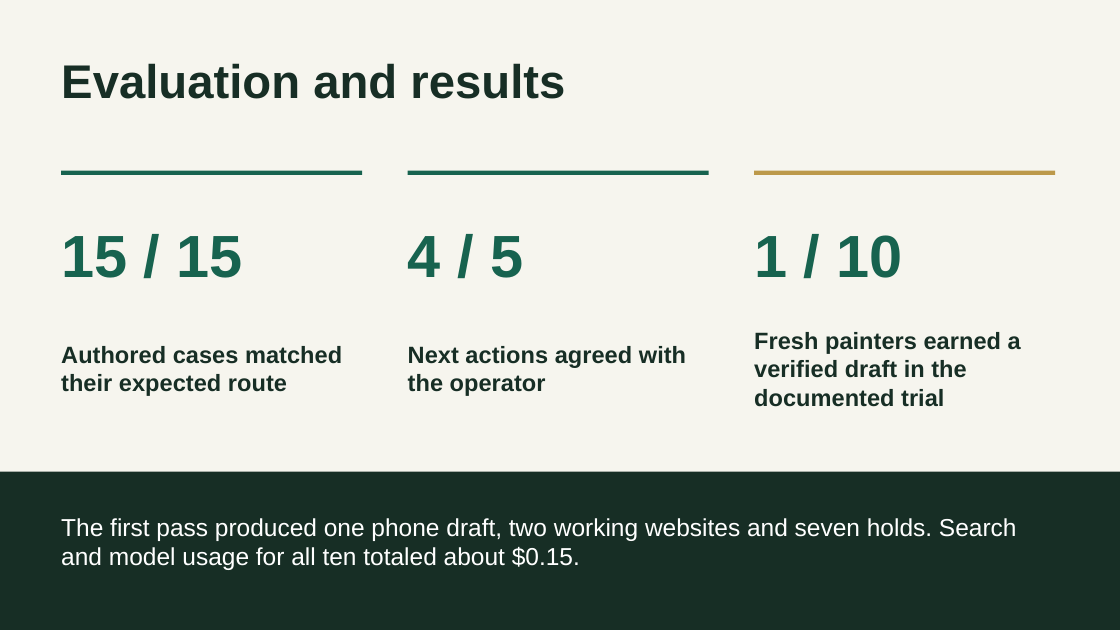
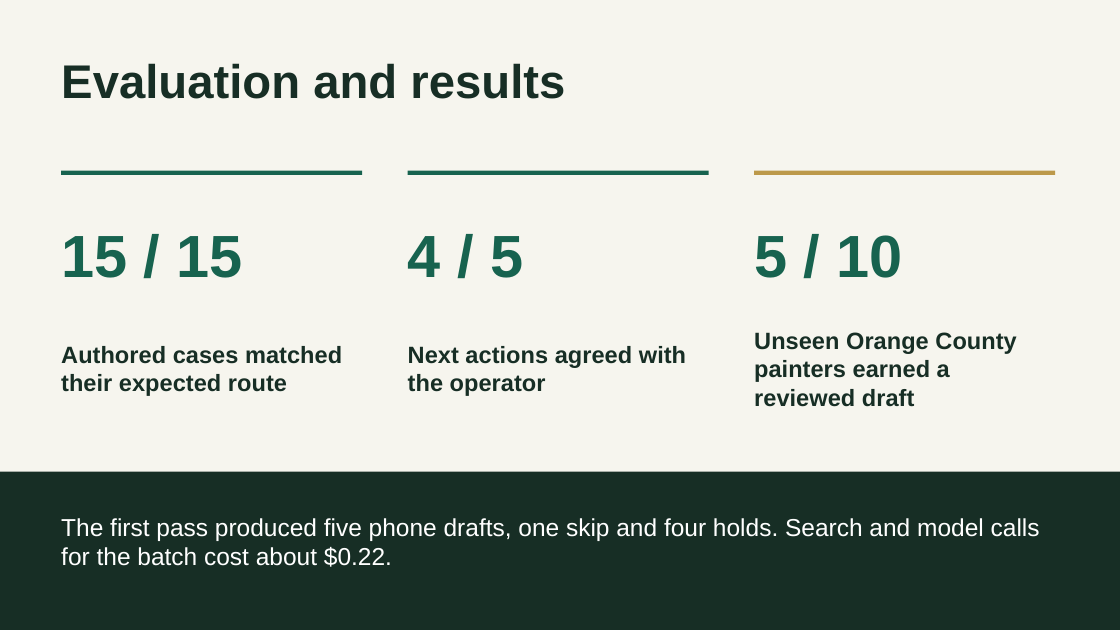
Before and after one commit to Abraham21/sitescout-capstone, a slide deck: slide 7 of submission/SiteScout Presentation.pptx. Drawn at 1120x630 pixels with LibreOffice and Linux fonts; fonts in the diff are those of the drawing. Boxes give left, top, right and bottom in pixels: in the first picture for what was removed or moved away, otherwise in the second. Text is boxed around its words. In the diff, an @@ line names an element or a change of style, - is before the commit and + after.

```diff
--- a/submission/SiteScout Presentation.pptx
+++ b/submission/SiteScout Presentation.pptx
@@ text at (754, 235, 903, 278): text changed @@
-1 / 10
+5 / 10
@@ text at (754, 332, 1016, 407): text changed @@
-Fresh painters earned a verified draft in the documented trial
+Unseen Orange County painters earned a reviewed draft
@@ text at (61, 518, 1040, 567): text changed @@
-The first pass produced one phone draft, two working websites and seven holds. Search and model usage for all ten totaled about $0.15.
+The first pass produced five phone drafts, one skip and four holds. Search and model calls for the batch cost about $0.22.
```
Also in this commit, not shown: 2 other slides changed, 10 other files.
